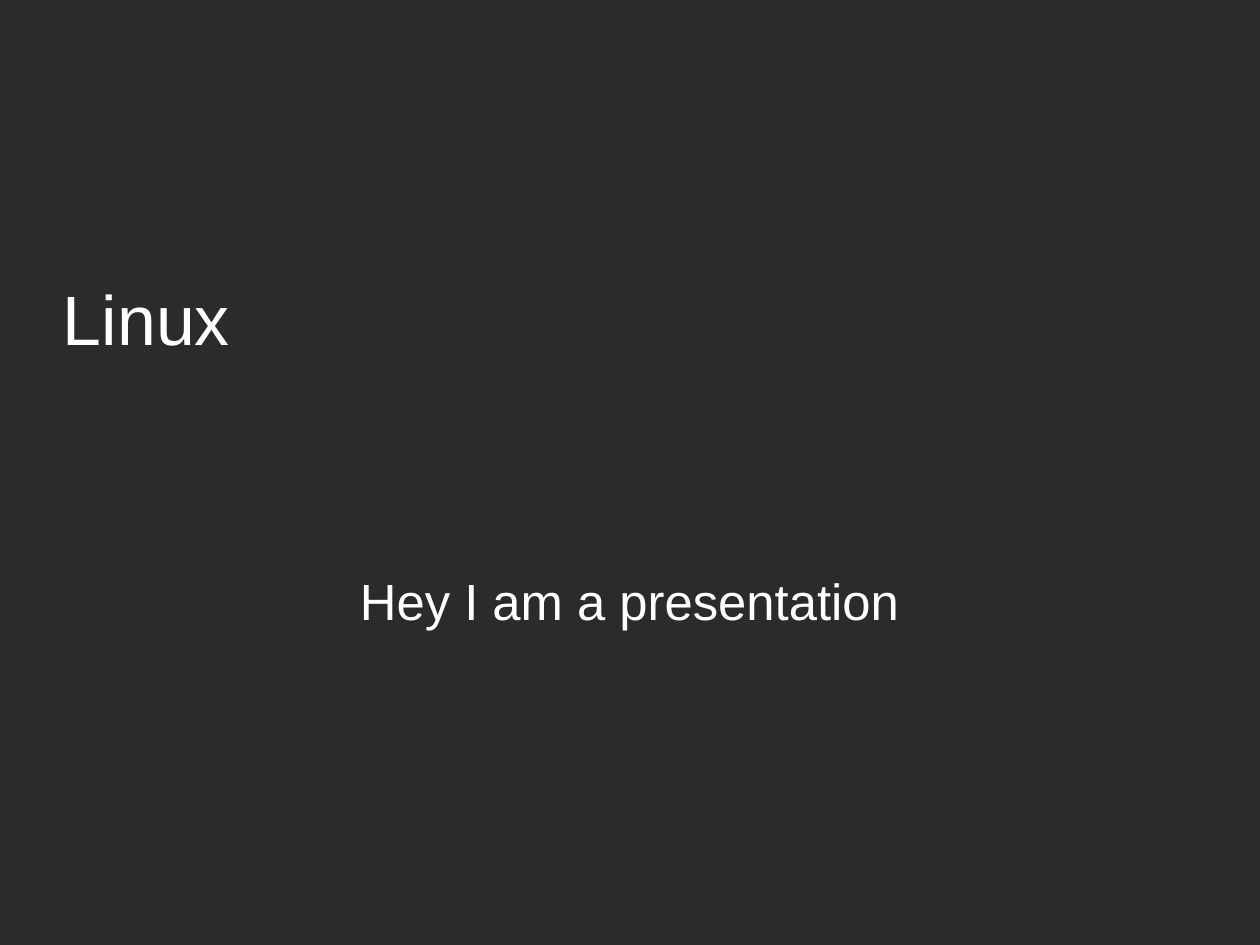
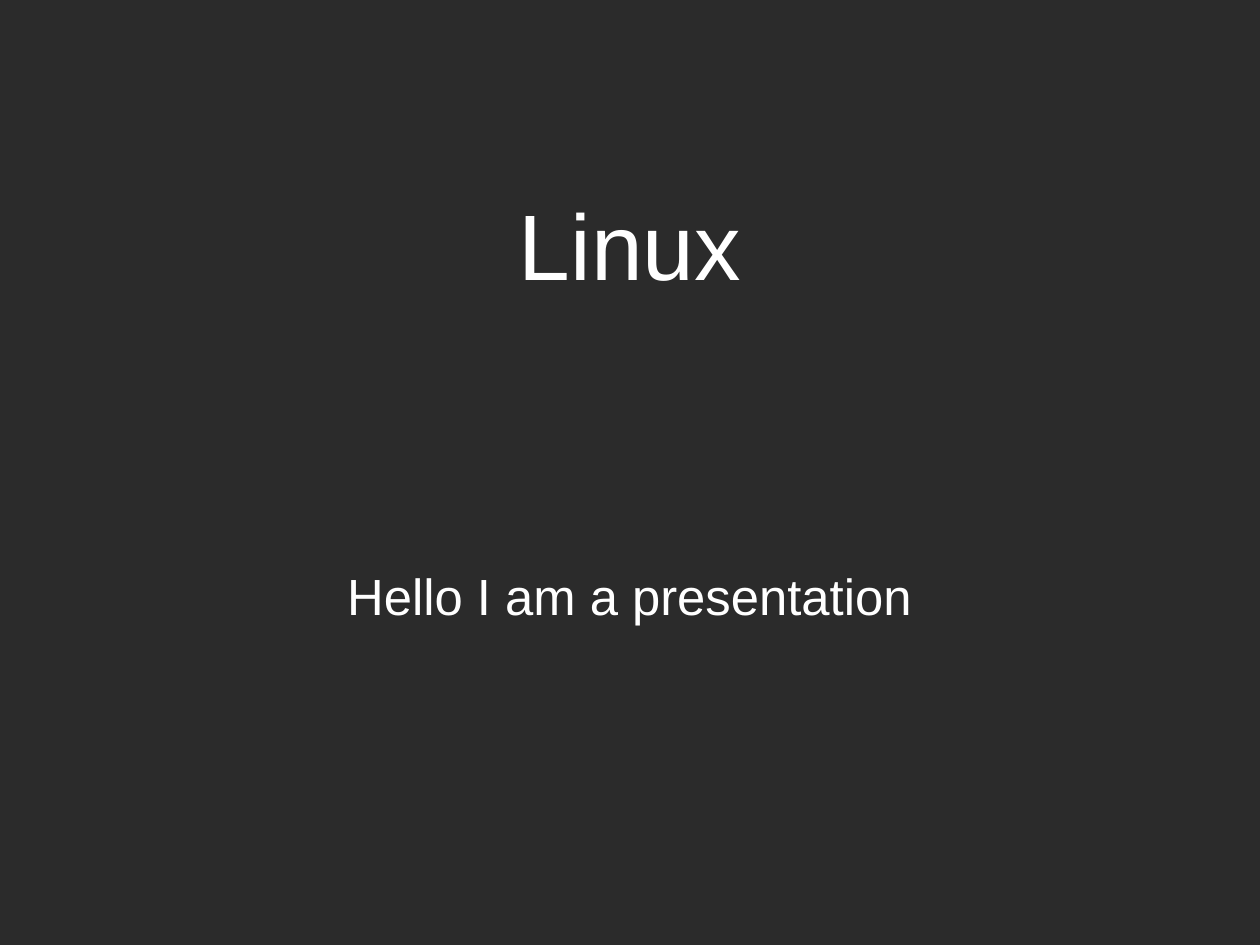
Before and after one commit to Shaimaahusien/cis106-m, a slide deck: slide 1 of labs/lab3/Linux.odp. Drawn at 1260x945 pixels with LibreOffice and Linux fonts; fonts in the diff are those of the drawing; background and template pictures are left out; a plain dark background stands for a picture behind light text. Boxes give left, top, right and bottom in pixels: in the first picture for what was removed or moved away, otherwise in the second. Text is boxed around its words. In the diff, an @@ line names an element or a change of style, - is before the commit and + after.

```diff
--- a/labs/lab3/Linux.odp
+++ b/labs/lab3/Linux.odp
@@ title "Linux": place and size @@
-title "Linux" at (63, 294, 230, 346)
+title "Linux" at (519, 212, 741, 281)
@@ title "Linux" at (519, 212, 741, 281): size 44 to 58.6 pt; alignment left to centre @@
@@ subtitle at (347, 578, 911, 625): text changed @@
-Hey I am a presentation
+Hello I am a presentation
```
Also in this commit, not shown: 1 slide added, 1 slide removed, 9 other files.
